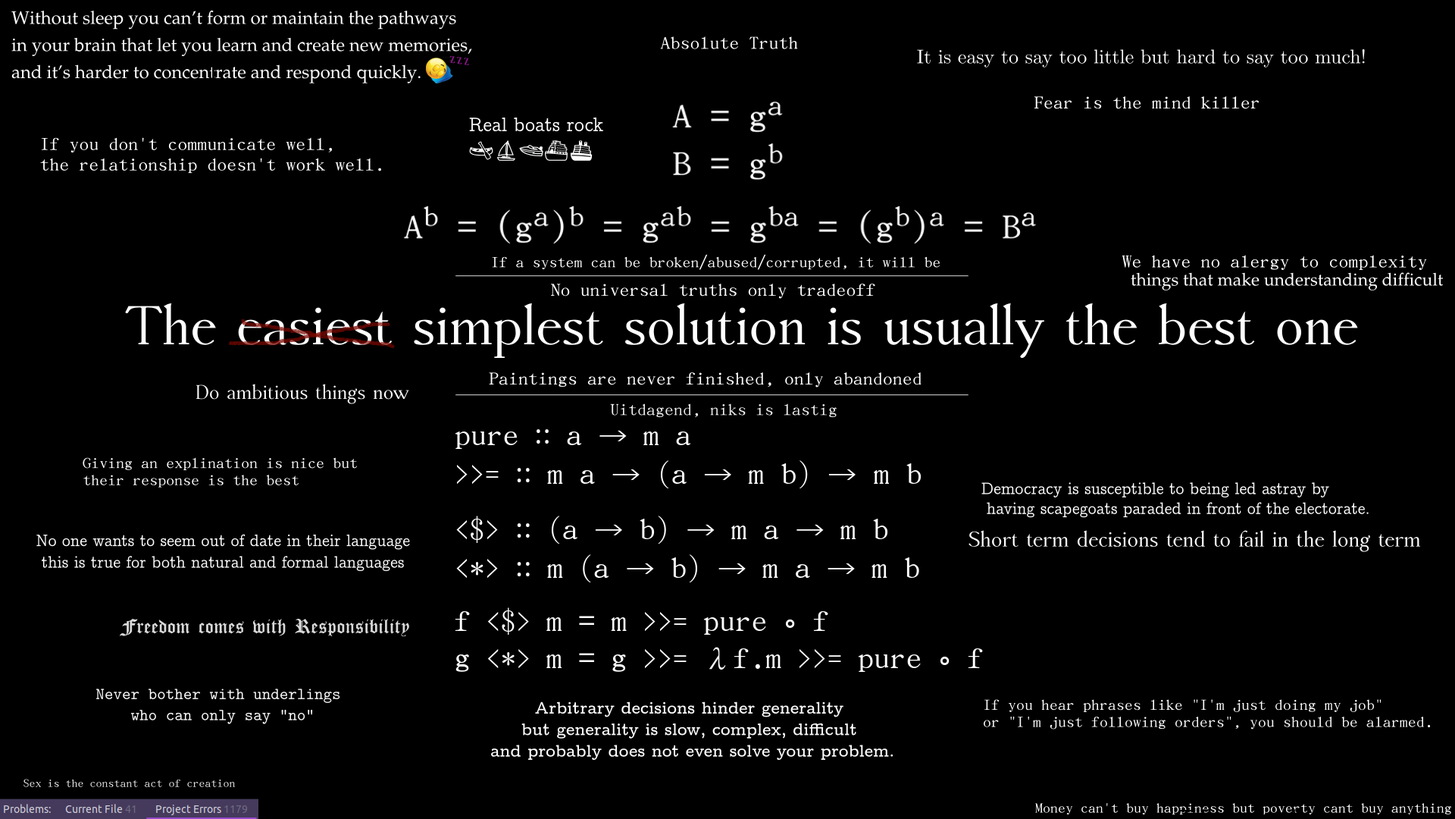
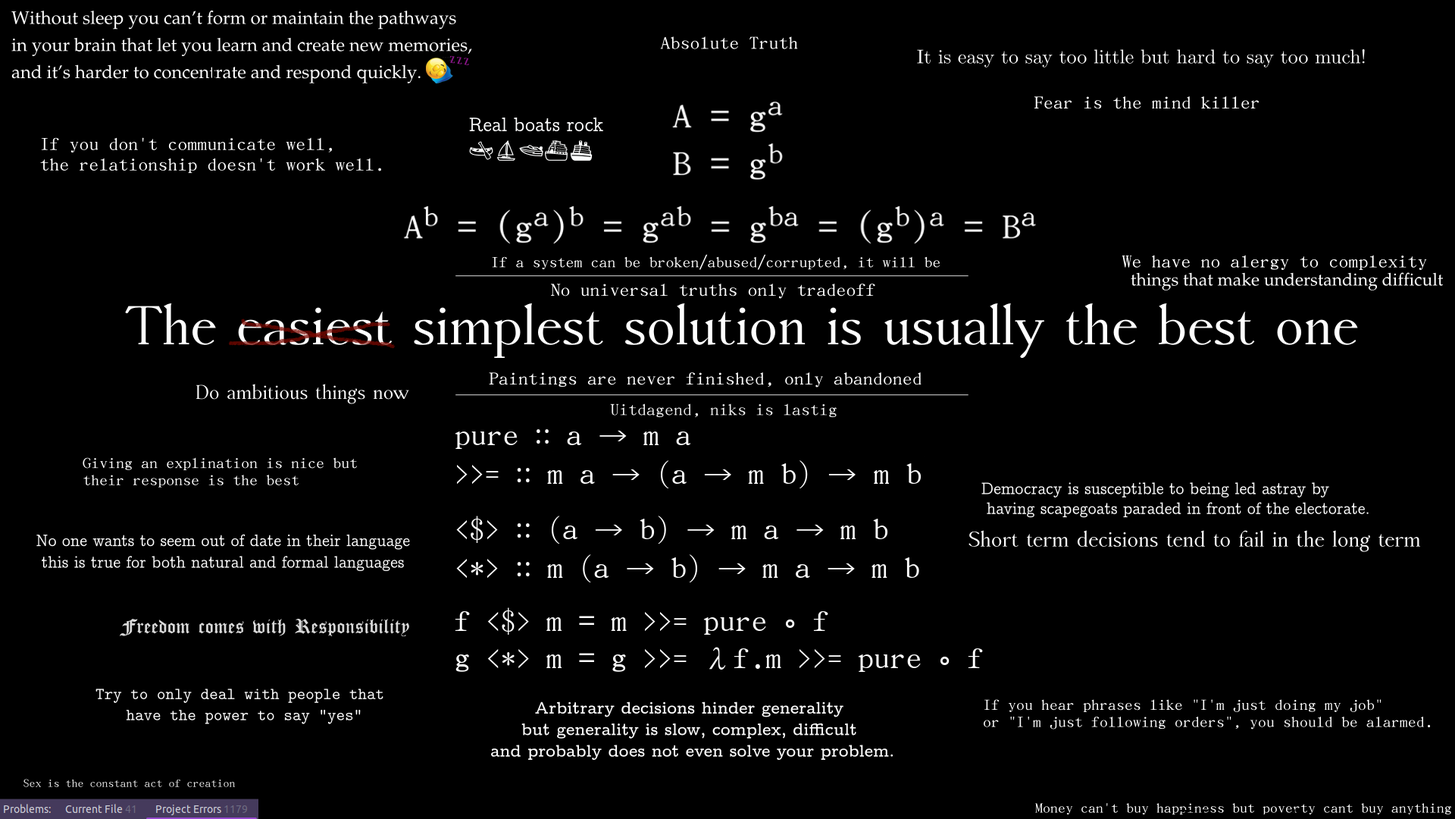
Before/after of a 1455px x 819px layered artwork. What changed in the layer stack:
painted on "Tekenlaag 3 (geplakt)" over [194, 688, 384, 724]
painted on "sleep + arbitrary hinders" over [95, 688, 384, 724]
painted on "background" over [95, 688, 384, 724]
